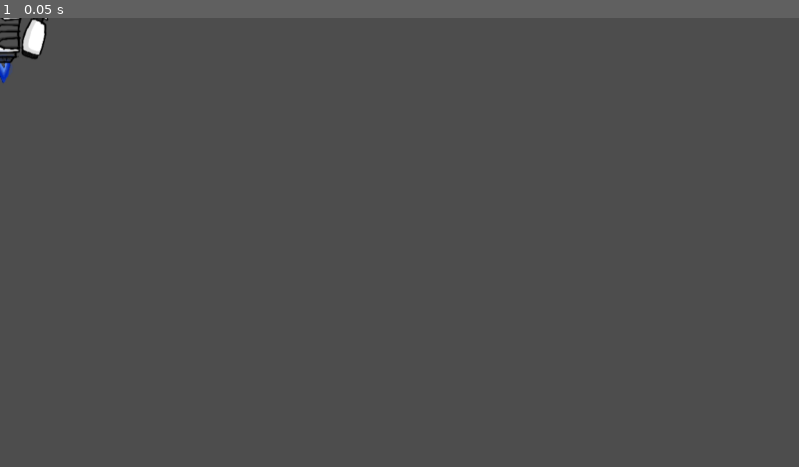
Above: before the commit, frame 1.
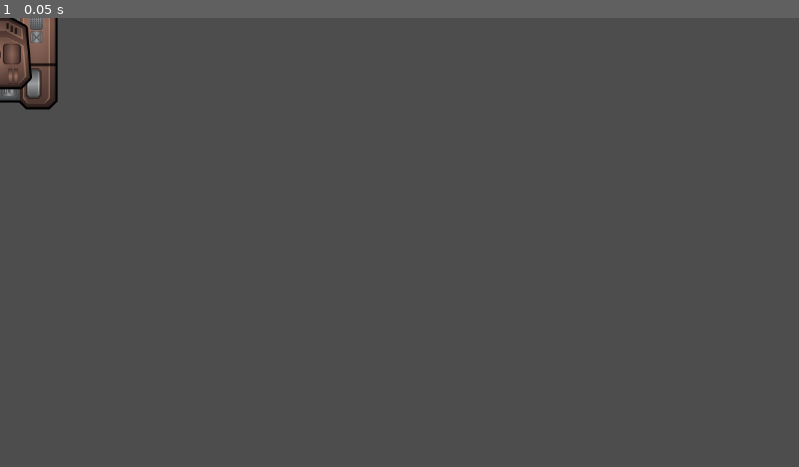
Above: after the commit, the same moment.

Repository: Matt1213141/hack-usu-2025
Game: Godot game, scene res://Player/player.tscn
Two runs of this game, one before a commit and one after it. Both use one fixed random seed, a clock stepped at 60 frames per second and the inputs below. Before the commit the project has no main scene; this scene is started directly in both runs.
Inputs:
- Up to frame 1 (0.05 s): no input

The runs differ from the first frame. In frame 1, 1.2% of the frame differs, in the area x 0-8%, y 0-21%.

Commit message:
making commits to player scene file

Diff:
--- a/hack-usu/Player/player.tscn
+++ b/hack-usu/Player/player.tscn
@@ -1,54 +1,79 @@
-[gd_scene load_steps=5 format=3 uid="uid://c6s1j6dexb1cq"]
+[gd_scene load_steps=7 format=3 uid="uid://c6s1j6dexb1cq"]
 
-[ext_resource type="Texture2D" uid="uid://d21s85q4j1ljd" path="res://image_assets/robot.png" id="1_2trtx"]
-
-[sub_resource type="Animation" id="Animation_jf02p"]
-resource_name = "idle_down"
-length = 0.5
-tracks/0/type = "value"
-tracks/0/imported = false
-tracks/0/enabled = true
-tracks/0/path = NodePath(".:frame")
-tracks/0/interp = 1
-tracks/0/loop_wrap = true
-tracks/0/keys = {
-"times": PackedFloat32Array(0, 0.1, 0.2, 0.3, 0.4),
-"transitions": PackedFloat32Array(1, 1, 1, 1, 1),
-"update": 1,
-"values": [0, 1, 2, 3, 4]
-}
+[ext_resource type="Texture2D" uid="uid://b4y1veytg605y" path="res://image_assets/PNG Tank/Hulls_Color_A/Hull_01.png" id="1_h1jjs"]
+[ext_resource type="Texture2D" uid="uid://b5fctr2tkx6v0" path="res://image_assets/PNG Tank/Effects/Heavy_Shell.png" id="2_nvubg"]
+[ext_resource type="Texture2D" uid="uid://p63q6ov3bfip" path="res://image_assets/PNG Tank/Weapon_Color_A/Gun_01.png" id="3_7c43s"]
 
 [sub_resource type="Animation" id="Animation_8lo8p"]
 length = 0.001
 tracks/0/type = "value"
 tracks/0/imported = false
 tracks/0/enabled = true
-tracks/0/path = NodePath(".:frame")
+tracks/0/path = NodePath("Node2D/Gun01:offset")
 tracks/0/interp = 1
 tracks/0/loop_wrap = true
 tracks/0/keys = {
 "times": PackedFloat32Array(0),
 "transitions": PackedFloat32Array(1),
-"update": 1,
-"values": [0]
+"update": 0,
+"values": [Vector2(0, 0)]
+}
+tracks/1/type = "value"
+tracks/1/imported = false
+tracks/1/enabled = true
+tracks/1/path = NodePath("Node2D/Gun01:rotation")
+tracks/1/interp = 1
+tracks/1/loop_wrap = true
+tracks/1/keys = {
+"times": PackedFloat32Array(0),
+"transitions": PackedFloat32Array(1),
+"update": 0,
+"values": [0.0]
+}
+
+[sub_resource type="Animation" id="Animation_6epj2"]
+resource_name = "Shooting"
+length = 0.2
+tracks/0/type = "value"
+tracks/0/imported = false
+tracks/0/enabled = true
+tracks/0/path = NodePath("Node2D/Gun01:offset")
+tracks/0/interp = 1
+tracks/0/loop_wrap = true
+tracks/0/keys = {
+"times": PackedFloat32Array(0, 0.1, 0.2),
+"transitions": PackedFloat32Array(1, 1, 1),
+"update": 0,
+"values": [Vector2(0, 0), Vector2(0, 50), Vector2(0, 0)]
 }
 
 [sub_resource type="AnimationLibrary" id="AnimationLibrary_lftlc"]
 _data = {
 "RESET": SubResource("Animation_8lo8p"),
-"idle_down": SubResource("Animation_jf02p")
+"Shooting": SubResource("Animation_6epj2")
 }
 
-[node name="CharacterBody2D" type="CharacterBody2D"]
-position = Vector2(-73, 25)
+[node name="TankTeam1" type="CharacterBody2D"]
+position = Vector2(-36, 19)
 
-[node name="Sprite2D" type="Sprite2D" parent="."]
-texture = ExtResource("1_2trtx")
-hframes = 5
-vframes = 5
+[node name="Tank Body" type="Sprite2D" parent="."]
+position = Vector2(36, -15)
+texture = ExtResource("1_h1jjs")
 
-[node name="AnimationTree" type="AnimationPlayer" parent="."]
-root_node = NodePath("../Sprite2D")
+[node name="Node2D" type="Node2D" parent="Tank Body"]
+position = Vector2(0, 48)
+
+[node name="HeavyShell" type="Sprite2D" parent="Tank Body/Node2D"]
+position = Vector2(-2.05929, -3.57203)
+texture = ExtResource("2_nvubg")
+
+[node name="Gun01" type="Sprite2D" parent="Tank Body/Node2D"]
+position = Vector2(-0.999969, -55)
+scale = Vector2(1, 1)
+texture = ExtResource("3_7c43s")
+
+[node name="AnimationPlayer" type="AnimationPlayer" parent="."]
+root_node = NodePath("../Tank Body")
 libraries = {
 "": SubResource("AnimationLibrary_lftlc")
 }
--- a/hack-usu/project.godot
+++ b/hack-usu/project.godot
@@ -11,5 +11,6 @@
 [application]
 
 config/name="hack-usu"
+run/main_scene="res://Player/player.tscn"
 config/features=PackedStringArray("4.3", "Forward Plus")
 config/icon="res://icon.svg"
Binary file added: hack-usu/image_assets/PNG Tank/Effects/Exhaust_Fire.png
Not shown, added: hack-usu/image_assets/PNG Tank/Effects/Exhaust_Fire.png.import
Binary file added: hack-usu/image_assets/PNG Tank/Effects/Explosion_A.png
Not shown, added: hack-usu/image_assets/PNG Tank/Effects/Explosion_A.png.import
Binary file added: hack-usu/image_assets/PNG Tank/Effects/Explosion_B.png
Not shown, added: hack-usu/image_assets/PNG Tank/Effects/Explosion_B.png.import
Binary file added: hack-usu/image_assets/PNG Tank/Effects/Explosion_C.png
Not shown, added: hack-usu/image_assets/PNG Tank/Effects/Explosion_C.png.import
Binary file added: hack-usu/image_assets/PNG Tank/Effects/Explosion_D.png
Not shown, added: hack-usu/image_assets/PNG Tank/Effects/Explosion_D.png.import
Binary file added: hack-usu/image_assets/PNG Tank/Effects/Explosion_E.png
Not shown, added: hack-usu/image_assets/PNG Tank/Effects/Explosion_E.png.import
(and 703 more such lines)
